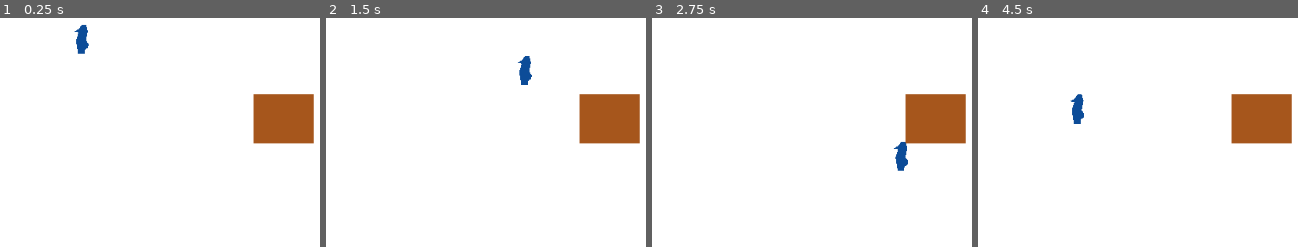
Above: before the commit, frames 1-4 (left to right).
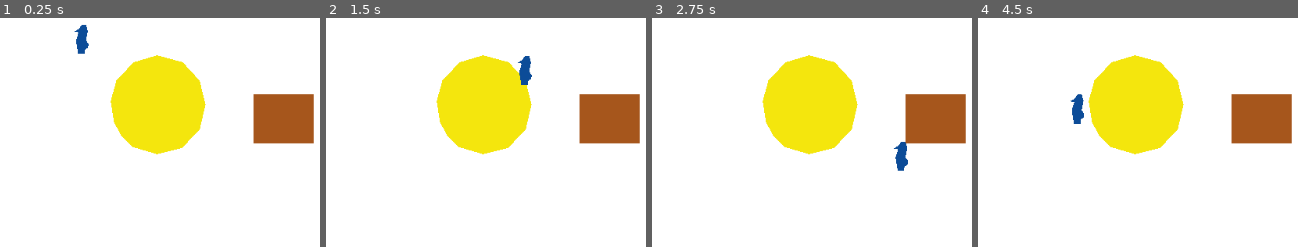
Above: after the commit, the same moments.

Repository: FlorentinBurgeat/jam16
Game: Godot game, scene res://Scenes/Zoo.tscn
Same seed, same stepped clock (60 frames per second), same inputs: the game is played once before the commit and once after it.
Inputs:
- Up to frame 1 (0.25 s): no input
- Up to frame 2 (1.5 s): tap Enter at 0.5 s; hold Right (ui_right) 0.53-1.28 s; hold Down (ui_down) from 1.28 s (still down)
- Up to frame 3 (2.75 s): release Down (ui_down) at 2.03 s; hold Right (ui_right) from 2.03 s (still down)
- Up to frame 4 (4.5 s): tap Space at 2.75 s; release Right (ui_right) at 2.78 s; hold Up (ui_up) 2.78-3.53 s; hold Left (ui_left) from 3.53 s (still down)

The runs differ from the first frame. In frame 1, 9.9% of the frame differs, in the area x 34-65%, y 16-60%; in frame 2, 9.8%; in frame 3, 9.9%; in frame 4, 9.9%.

Commit message:
Ajout du composant spotlight

Diff:
--- a/Composants/Pingouin/Pingouin.gd
+++ b/Composants/Pingouin/Pingouin.gd
@@ -31,3 +31,8 @@
 	if can_move:
 		var velocity = calculateVelocity(calculateTargetedPosition())
 		move_and_collide(velocity * delta)
+
+
+
+func _on_Spotlight_body_shape_entered(body_id, body, body_shape, area_shape):
+	print_debug('SPOTTED - TODO')
--- /dev/null
+++ b/Composants/Spotlight/Spotlight.tscn
@@ -0,0 +1,19 @@
+[gd_scene load_steps=2 format=2]
+
+[sub_resource type="CircleShape2D" id=1]
+radius = 63.2154
+
+[node name="Spotlight" type="Area2D"]
+position = Vector2( 170.578, 133.994 )
+__meta__ = {
+"_edit_group_": true
+}
+
+[node name="CollisionShape2D" type="CollisionShape2D" parent="."]
+shape = SubResource( 1 )
+
+[node name="Polygon2D" type="Polygon2D" parent="."]
+position = Vector2( -0.322168, 0.102914 )
+scale = Vector2( 1.84027, 1.91249 )
+color = Color( 0.960784, 0.905882, 0.054902, 1 )
+polygon = PoolVector2Array( -17.8317, 28.4452, -0.736336, 33.3024, 16.6906, 29.1133, 28.9405, 16.6408, 32.9495, 0.159134, 28.9405, -15.877, 17.1361, -28.3496, -0.681885, -33.0268, -16.9408, -28.3496, -28.9679, -16.3225, -32.977, -2.29084, -30.7497, 11.7408, -25.4043, 21.318 )
--- a/Scenes/Zoo.tscn
+++ b/Scenes/Zoo.tscn
@@ -1,7 +1,8 @@
-[gd_scene load_steps=3 format=2]
+[gd_scene load_steps=4 format=2]
 
 [ext_resource path="res://Composants/Maison/Maison.tscn" type="PackedScene" id=1]
 [ext_resource path="res://Composants/Pingouin/Pingouin.tscn" type="PackedScene" id=2]
+[ext_resource path="res://Composants/Spotlight/Spotlight.tscn" type="PackedScene" id=3]
 
 [node name="Zoo" type="Node"]
 
@@ -21,3 +22,7 @@
 [node name="Maison" parent="." instance=ExtResource( 1 )]
 
 [node name="Pingouin" parent="." instance=ExtResource( 2 )]
+z_index = 3
+
+[node name="Spotlight" parent="." instance=ExtResource( 3 )]
+[connection signal="body_shape_entered" from="Spotlight" to="Pingouin" method="_on_Spotlight_body_shape_entered"]
